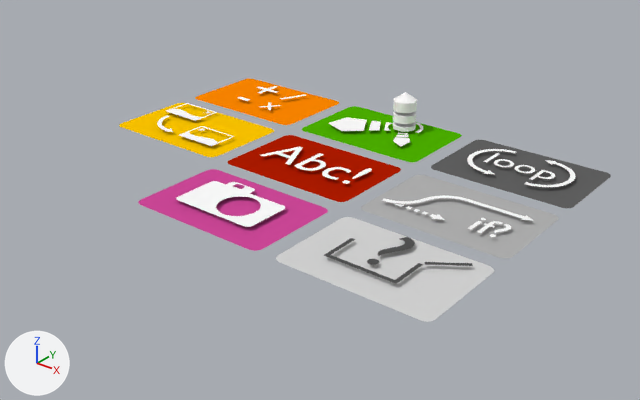
Two versions of the Blender file images/kidcode.blend, one commit apart.
Camera for both pictures: a camera (50 mm lens) standing at (12.29, -12.32, 8.42) and looking at (0.47, 2.46, -0.74). The axes (+X, +Y, +Z) are drawn at lower left. The lights are the same throughout. Text is drawn in Blender's own font. The same objects are shown in both versions, whatever each file hides.
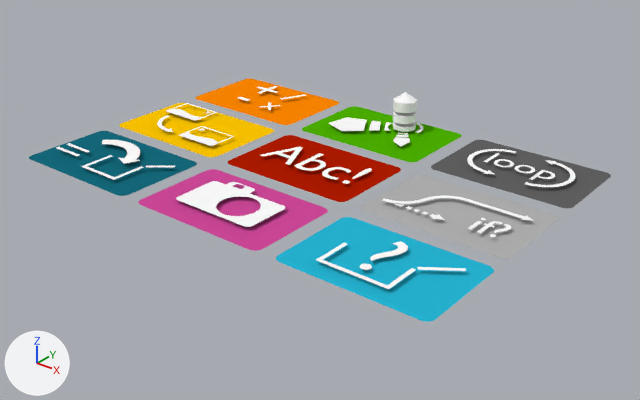
Location of each change, (x1, y1, x2, y2) in pixels of the pictures (640 x 400 px):
'Circle.010', recoloured (grey to cyan)
    both: (276, 217, 494, 322)
'Circle.016', added (cyan)
    after: (29, 131, 197, 196)
'Plane', recoloured, moved (grey to white)
    before: (324, 238, 473, 284)
    after: (316, 243, 466, 289)
'Plane.003', added
    after: (57, 140, 175, 180)
'Text.003', reshaped, moved
    before: (367, 237, 415, 265)
    after: (360, 241, 408, 270)

The change, as a diff of the scene's bpy script:
```diff
--- a/images/kidcode.blend.py
+++ b/images/kidcode.blend.py
@@ mat_variable @@
 mat_variable = diffuse_material('Variable')
-mat_variable.base_color = (0.662, 0.662, 0.662)  # light grey #d5d5d5
+mat_variable.base_color = (0.02, 0.465, 0.662)  # cyan #27b6d5
@@ mat_newvariable @@
+mat_newvariable = diffuse_material('NewVariable')
+mat_newvariable.base_color = (0.00835, 0.144, 0.202)  # dark cyan #176a7c
@@ me_plane_004 @@
 me_plane_004.from_pydata(...)  # 16 vertices, 6 faces; spans x -1.0..1.46, y -0.6..0.92, z 0.0
-me_plane_004.materials.append(mat_gray)  # dark grey #535353
+me_plane_004.materials.append(mat_white)  # white #ffffff
@@ me_plane_001 @@
+me_plane_001.from_pydata(...)  # 49 vertices, 20 faces; spans x -1.49..1.66, y -0.6..1.08, z 0.0..0.02
+me_plane_001.materials.append(mat_white)  # white #ffffff
@@ me_circle_016 @@
+me_circle_016.from_pydata(...)  # 36 vertices, 1 face; spans x -1.8..1.8, y -1.2..1.2, z 0.0
+me_circle_016.materials.append(mat_newvariable)  # dark cyan #176a7c
@@ txt_text_005 @@
 txt_text_005.body = '?'
-txt_text_005.materials.append(mat_gray)  # dark grey #535353
+txt_text_005.materials.append(mat_white)  # white #ffffff
 txt_text_005.align_x = 'CENTER'
@@ ob_text_003 @@
 ob_text_003 = bpy.data.objects.new('Text.003', txt_text_005)
-ob_text_003.location = (3.92, 0.09, 0.0)
+ob_text_003.location = (3.92, -0.15, 0.0)
 ob_text_003.scale = (1.93, 1.93, 1.93)
@@ ob_plane @@
 ob_plane = bpy.data.objects.new('Plane', me_plane_004)
-ob_plane.location = (4.0, 0.0, 0.0)
+ob_plane.location = (4.0, -0.24, 0.0)
@@ ob_plane_003 @@
+ob_plane_003 = bpy.data.objects.new('Plane.003', me_plane_001)
+ob_plane_003.location = (-4.0, -0.24, 0.0)
@@ ob_circle_016 @@
+ob_circle_016 = bpy.data.objects.new('Circle.016', me_circle_016)
+ob_circle_016.location = (-4.0, 0.0, -0.1)
```
